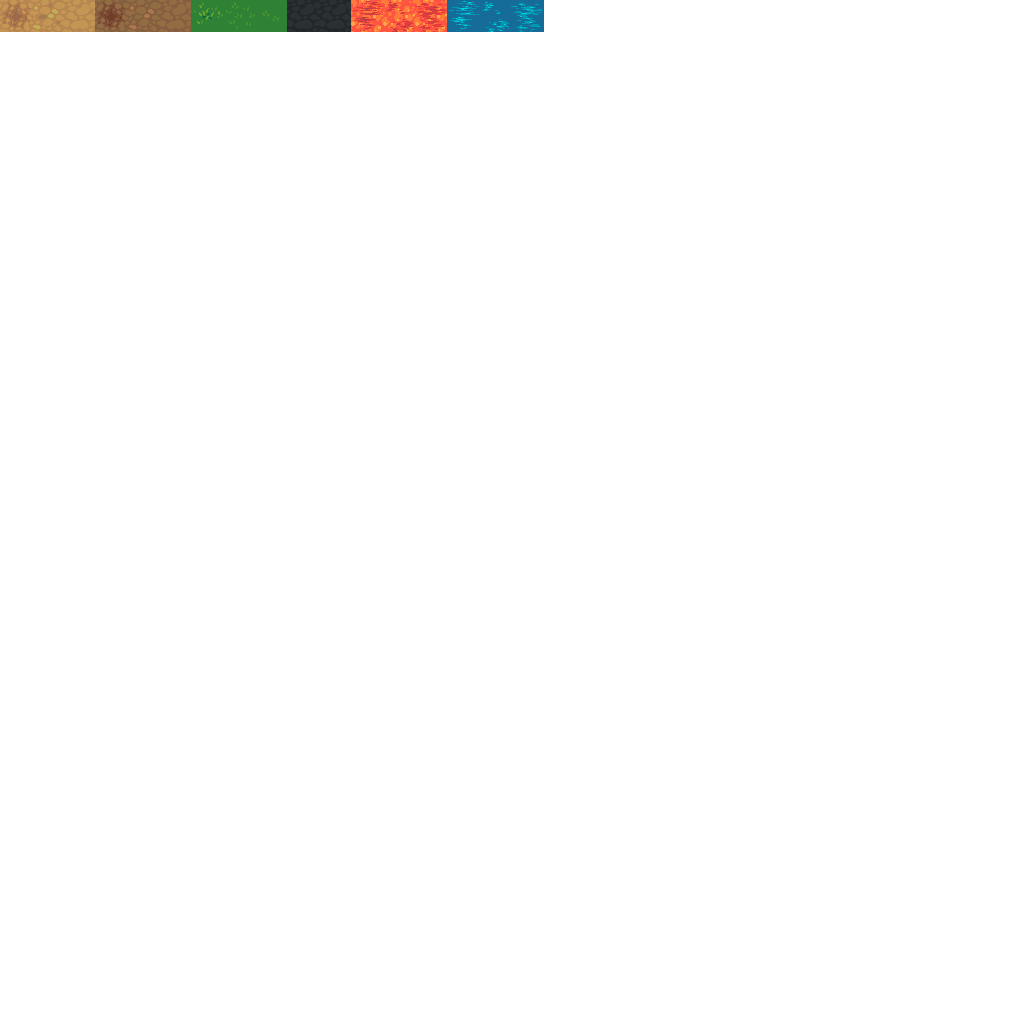
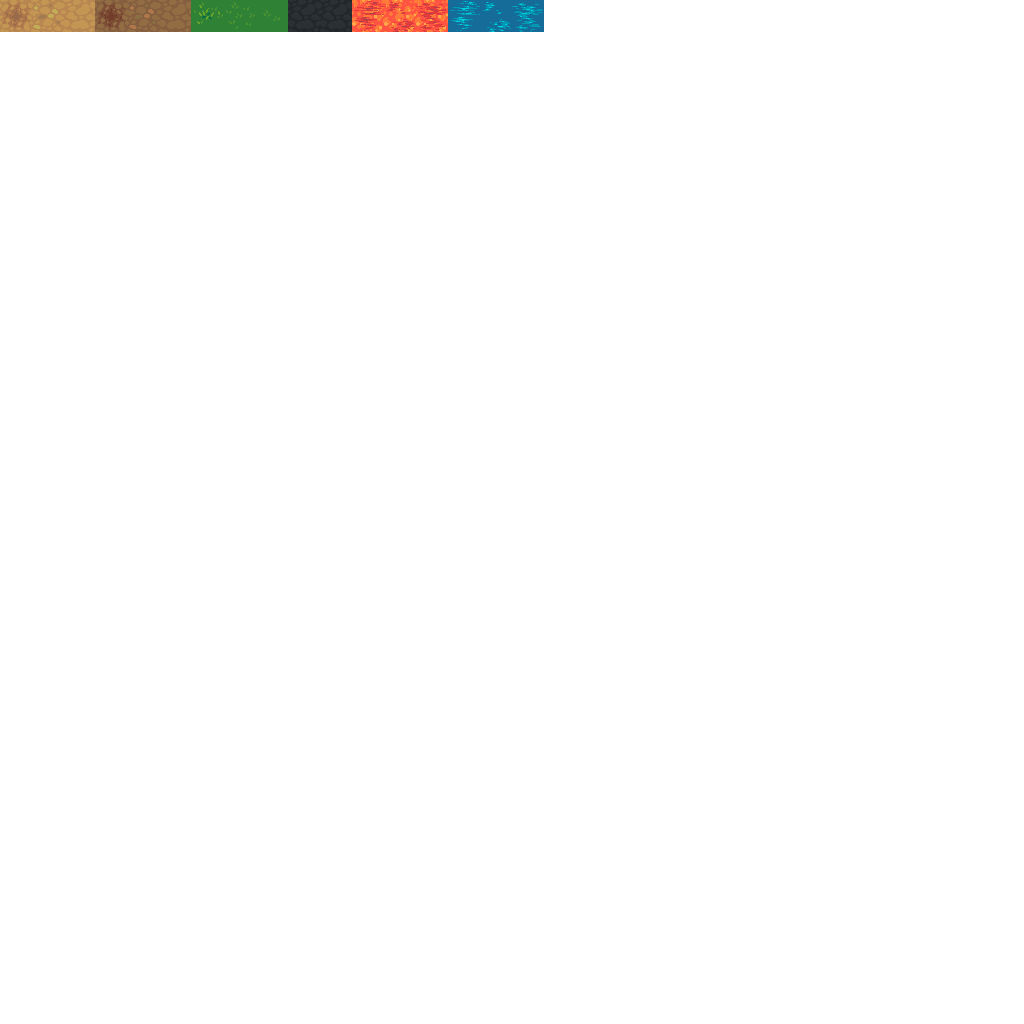
Revision of a layered (1024, 1024) image; what changed, layer by layer:
painted on "Background" over [262, 0, 512, 32]
